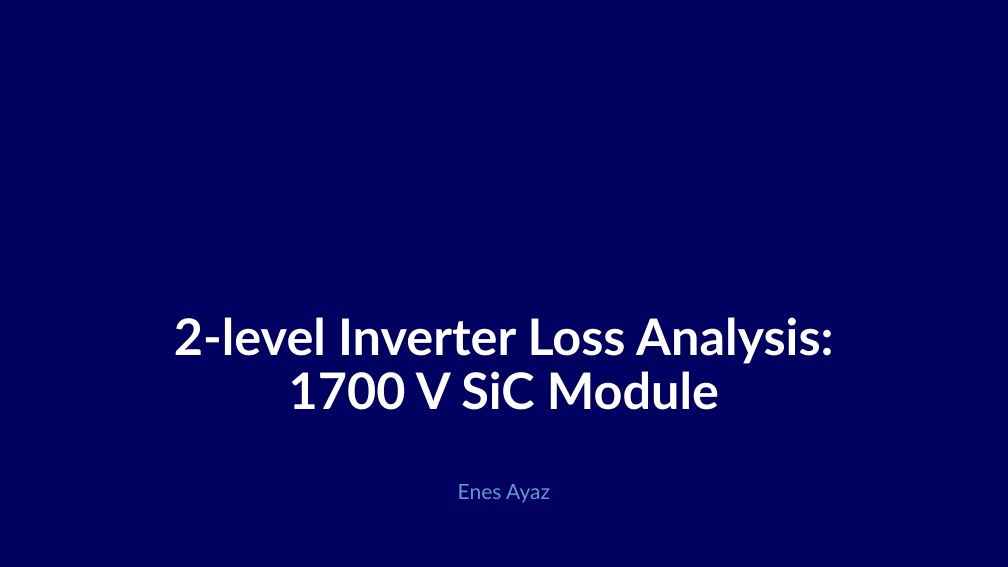
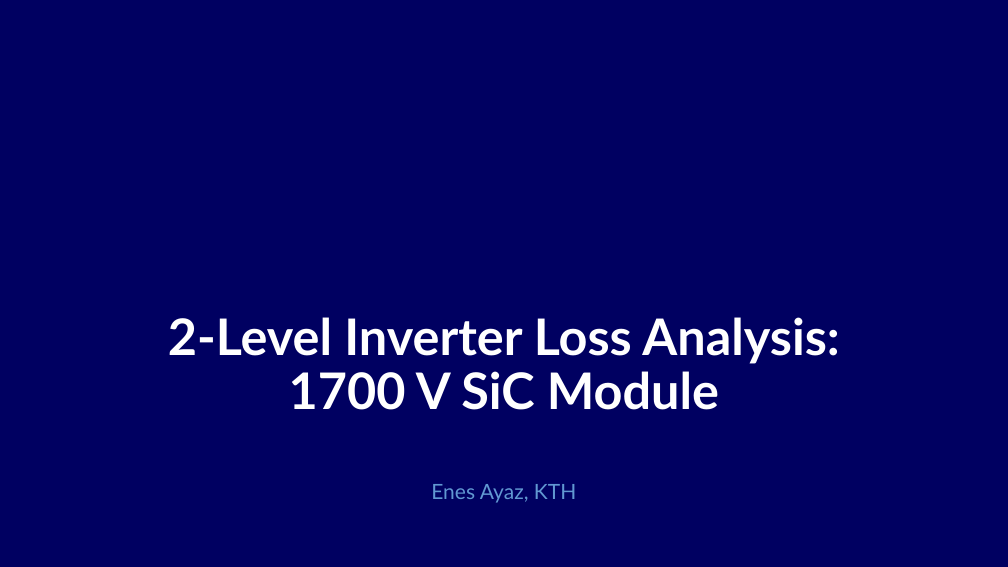
Before and after one commit to EnesAyaz/KTH, a slide deck: slide 1 of Weekly-Reports/1700V-Infineon.pptx. Drawn at 1008x567 pixels with LibreOffice and Linux fonts; fonts in the diff are those of the drawing; background and template pictures are left out. Boxes give left, top, right and bottom in pixels: in the first picture for what was removed or moved away, otherwise in the second. Text is boxed around its words. In the diff, an @@ line names an element or a change of style, - is before the commit and + after.

```diff
--- a/Weekly-Reports/1700V-Infineon.pptx
+++ b/Weekly-Reports/1700V-Infineon.pptx
@@ title at [168, 317, 839, 410]: text changed @@
-2-level Inverter Loss Analysis: 1700 V SiC Module
+2-Level Inverter Loss Analysis: 1700 V SiC Module
@@ subtitle at [431, 484, 576, 503]: text changed @@
-Enes Ayaz
+Enes Ayaz, KTH
```
Also in this commit, not shown: 2 other slides changed, 52 other files.
